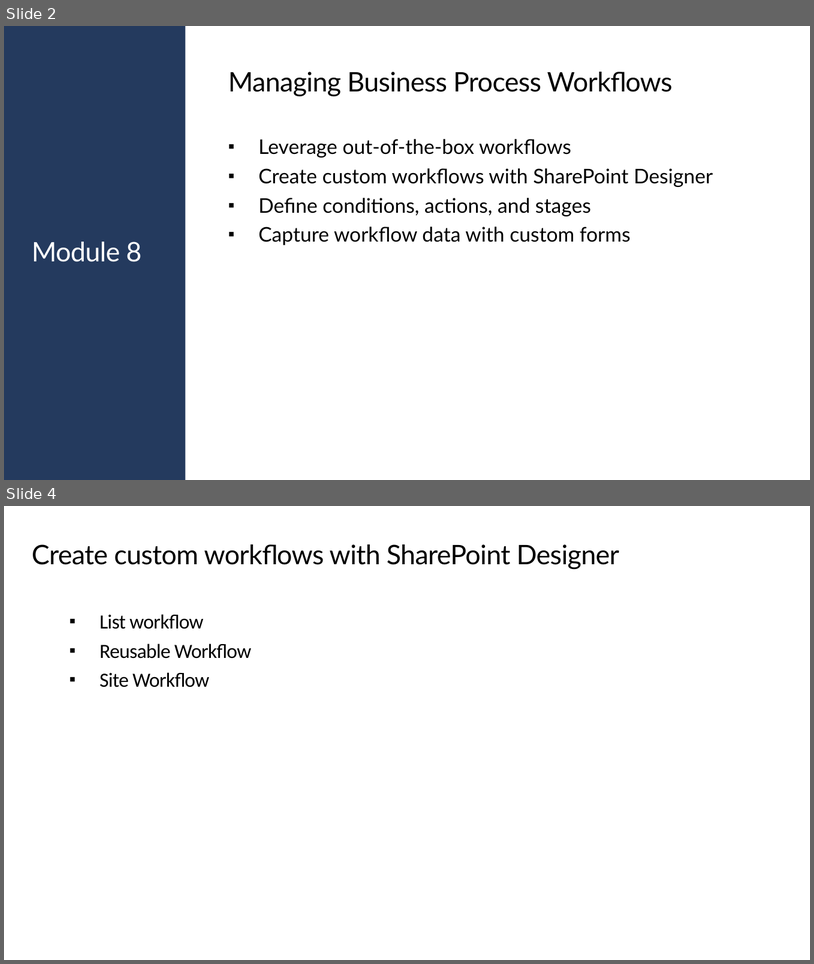
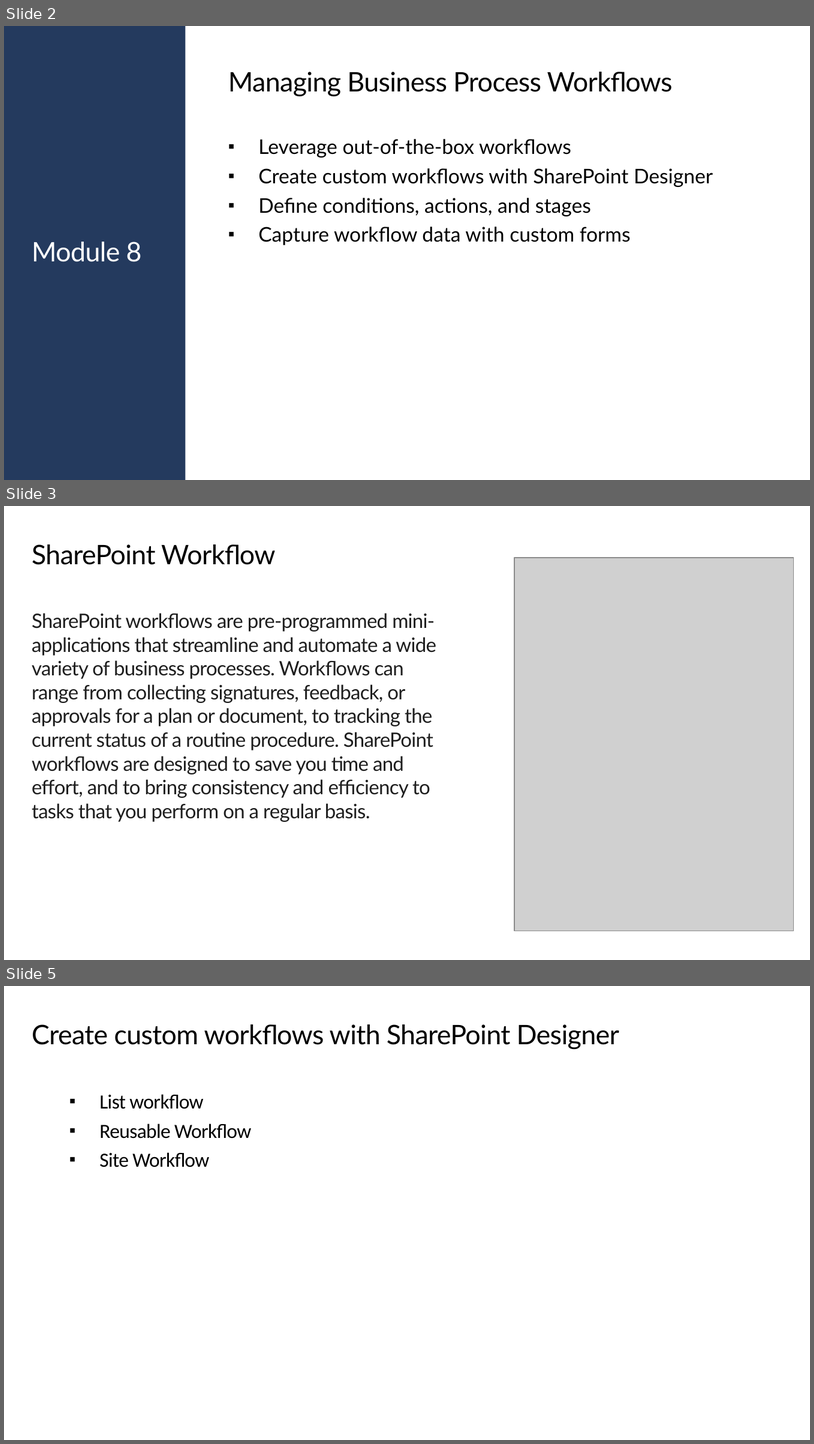
Before and after one commit to JPOWER4/SharePoint-2019-Training, a slide deck: Microsoft SharePoint 2019 Module 8.pptx. Shown one above the other, each under a label of ours: slides 2 and 4 before the commit, slides 2, 3 and 5 after it; the slides between them are not shown. The pictures are 814x964 and 814x1444 pixels, drawn with LibreOffice and Linux fonts; fonts in the diff are those of the drawing; grey boxes stand for pictures. Boxes give left, top, right and bottom in pixels: in the first picture for what was removed or moved away, otherwise in the second. Text is boxed around its words. In the diff, an @@ line names an element or a change of style, - is before the commit and + after.

```diff
--- a/Microsoft SharePoint 2019 Module 8.pptx
+++ b/Microsoft SharePoint 2019 Module 8.pptx
@@ slide 3 added at [4,506,810,960], background #FFFFFF @@
@@ title added at [32,544,275,565], 32 pt, text #000000 @@
+SharePoint Workflow
@@ picture added at [515,558,794,930] @@
@@ text added at [32,613,437,822], 23.5 pt, text #1E1E1E @@
+SharePoint workflows are pre-programmed mini-applications that streamline and automate a wide variety of business processes. Workflows can range from collecting signatures, feedback, or approvals for a plan or document, to tracking the current status of a routine procedure. SharePoint workflows are designed to save you time and effort, and to bring consistency and efficiency to tasks that you perform on a regular basis.
@@ what was slide 4 is now slide 5 @@
```
Also in this commit, not shown: 1 slide changed, 2 other files.
